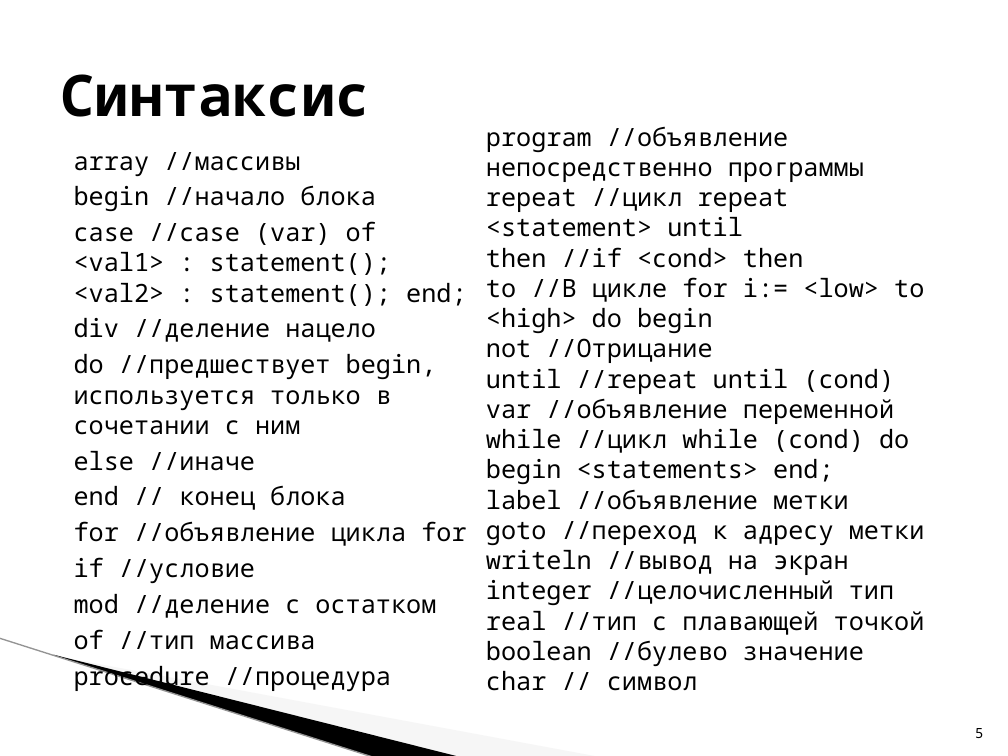
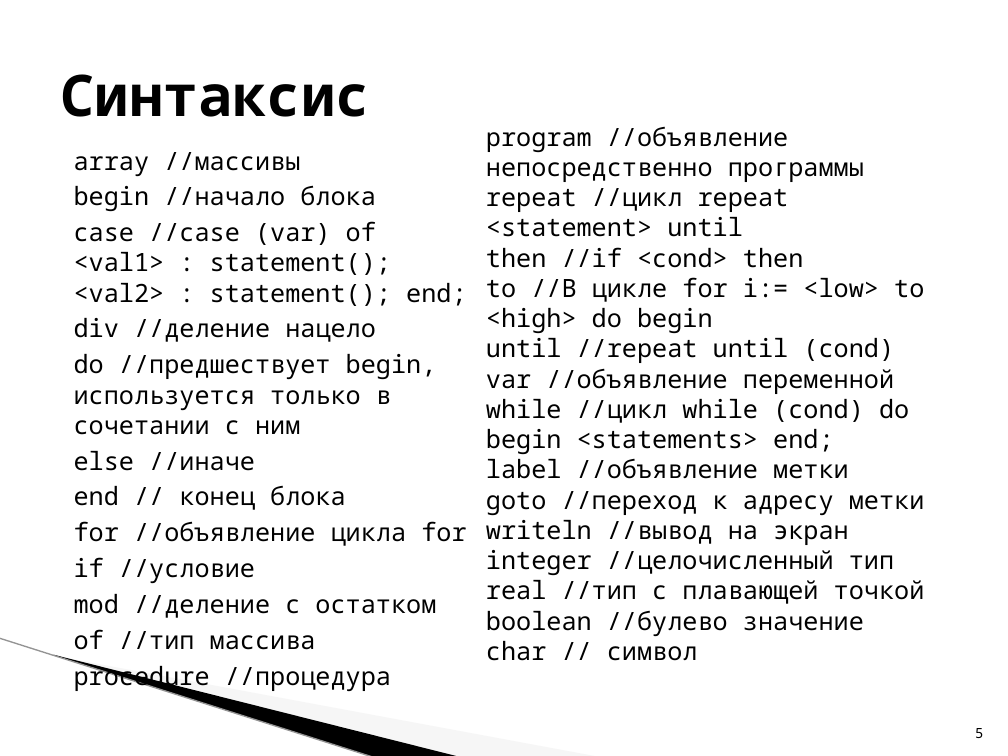
Before and after one commit to egort-33/ISB117, a slide deck: slide 5 of Презентация компилятор Толокнов ИСБ-117.pptx. Drawn at 1008x756 pixels with LibreOffice and Linux fonts; fonts in the diff are those of the drawing; background and template pictures are left out. Boxes give left, top, right and bottom in pixels: in the first picture for what was removed or moved away, otherwise in the second. Text is boxed around its words. In the diff, an @@ line names an element or a change of style, - is before the commit and + after.

```diff
--- a/Презентация компилятор Толокнов ИСБ-117.pptx
+++ b/Презентация компилятор Толокнов ИСБ-117.pptx
@@ text at [486,338,712,363]: paragraph removed @@
-not //Отрицание
```
Also in this commit, not shown: 2 other slides changed.
